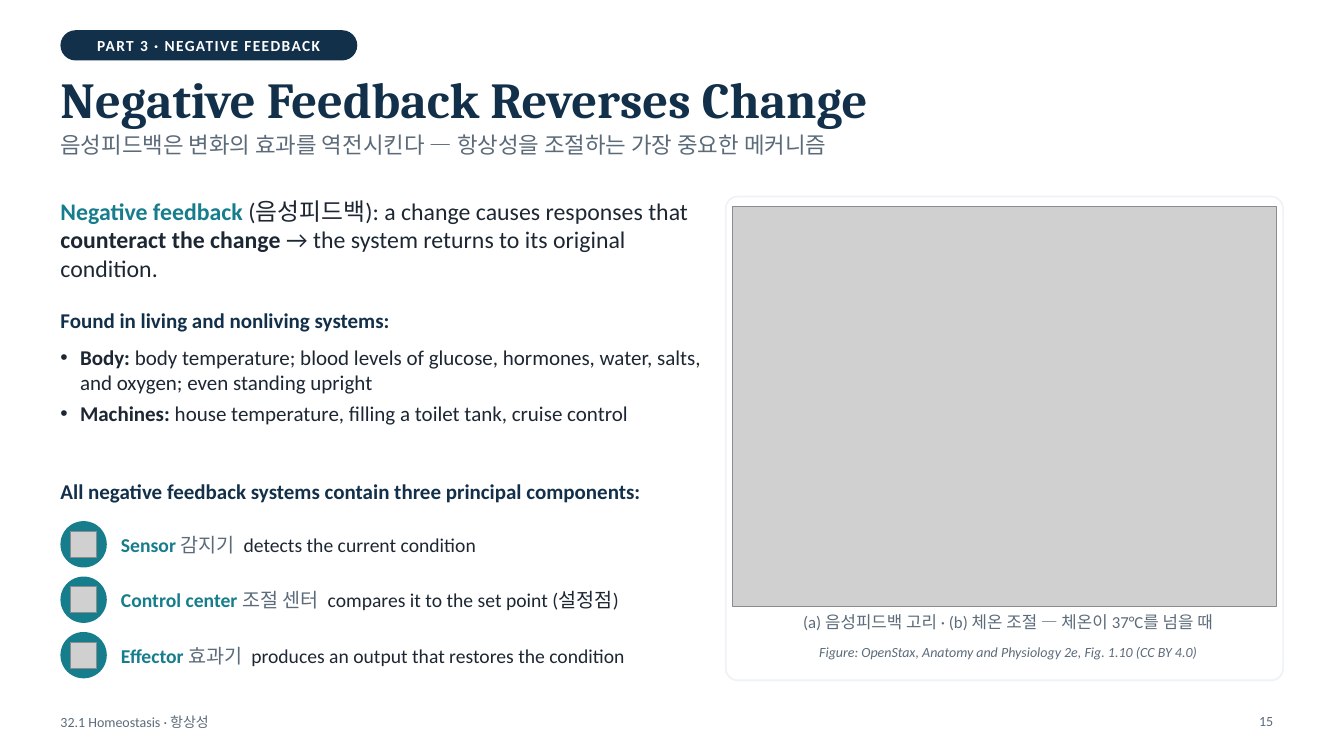
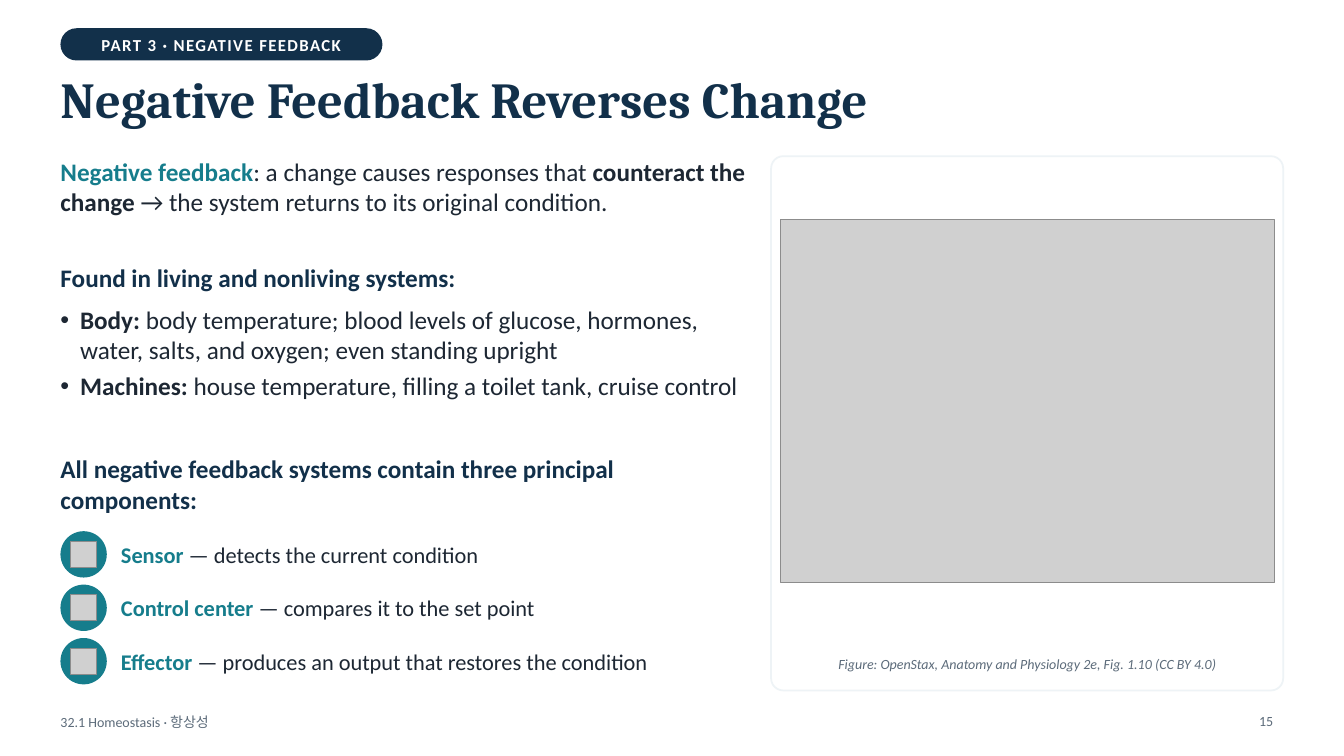
Before and after one commit to coula0908/biology, a slide deck: slide 15 of 32.1_homeostasis/32.1_Homeostasis.pptx. Drawn at 1344x756 pixels with LibreOffice and Linux fonts; fonts in the diff are those of the drawing; grey boxes stand for pictures. Boxes give left, top, right and bottom in pixels: in the first picture for what was removed or moved away, otherwise in the second. Text is boxed around its words. In the diff, an @@ line names an element or a change of style, - is before the commit and + after.

```diff
--- a/32.1_homeostasis/32.1_Homeostasis.pptx
+++ b/32.1_homeostasis/32.1_Homeostasis.pptx
@@ rounded rectangle "PART 3 · NEGATIVE FEEDBACK": place and size @@
-rounded rectangle "PART 3 · NEGATIVE FEEDBACK" at [60, 30, 357, 60]
+rounded rectangle "PART 3 · NEGATIVE FEEDBACK" at [60, 28, 382, 60]
@@ rounded rectangle "PART 3 · NEGATIVE FEEDBACK" at [60, 28, 382, 60]: size 11 to 12 pt @@
@@ text removed at [60, 134, 826, 155] @@
-음성피드백은 변화의 효과를 역전시킨다 — 항상성을 조절하는 가장 중요한 메커니즘
@@ text at [60, 163, 745, 216]: text changed; size 17 to 18 pt @@
-Negative feedback (음성피드백): a change causes responses that counteract the change → the system returns to its original condition.
+Negative feedback: a change causes responses that counteract the change → the system returns to its original condition.
@@ rounded rectangle: place and size @@
-rounded rectangle at [726, 197, 1284, 681]
+rounded rectangle at [771, 156, 1284, 691]
@@ rounded rectangle at [771, 156, 1284, 691]: proportions changed @@
@@ picture: place and size @@
-picture at [732, 207, 1276, 607]
+picture at [780, 220, 1274, 583]
@@ size 15 to 18 pt in 3 elements at [60, 460, 614, 513], [80, 311, 738, 400], [60, 269, 456, 292] @@
@@ text "Found in living and nonliving ...": place and size @@
-text "Found in living and nonliving ..." at [60, 313, 390, 332]
+text "Found in living and nonliving ..." at [60, 269, 456, 292]
@@ text "Body: body temperature; blood levels ...": place and size @@
-text "Body: body temperature; blood levels ..." at [80, 350, 701, 425]
+text "Body: body temperature; blood levels ..." at [80, 311, 738, 400]
@@ text "All negative feedback systems contain ...": place and size @@
-text "All negative feedback systems contain ..." at [60, 484, 640, 503]
+text "All negative feedback systems contain ..." at [60, 460, 614, 513]
@@ 2 pictures, 2 ellipses: place and size @@
-2 pictures, 2 ellipses at [60, 521, 107, 623]
+2 pictures, 2 ellipses at [60, 531, 107, 631]
@@ text at [121, 547, 479, 563]: text changed; size 14 to 16 pt @@
-Sensor 감지기 detects the current condition
+Sensor — detects the current condition
@@ text at [121, 600, 535, 620]: text changed; size 14 to 16 pt @@
-Control center 조절 센터 compares it to the set point (설정점)
+Control center — compares it to the set point
@@ text removed at [803, 614, 1212, 630] @@
-(a) 음성피드백 고리 · (b) 체온 조절 — 체온이 37°C를 넘을 때
@@ ellipse: place and size @@
-ellipse at [60, 632, 107, 679]
+ellipse at [60, 638, 107, 685]
@@ picture: place and size @@
-picture at [71, 642, 97, 668]
+picture at [71, 648, 97, 675]
@@ text at [121, 654, 648, 674]: text changed; size 14 to 16 pt @@
-Effector 효과기 produces an output that restores the condition
+Effector — produces an output that restores the condition
@@ text "Figure: OpenStax, Anatomy and Physiology ...": place and size @@
-text "Figure: OpenStax, Anatomy and Physiology ..." at [819, 647, 1197, 660]
+text "Figure: OpenStax, Anatomy and Physiology ..." at [838, 659, 1216, 672]
```
Also in this commit, not shown: 24 other slides changed, 6 other files.
